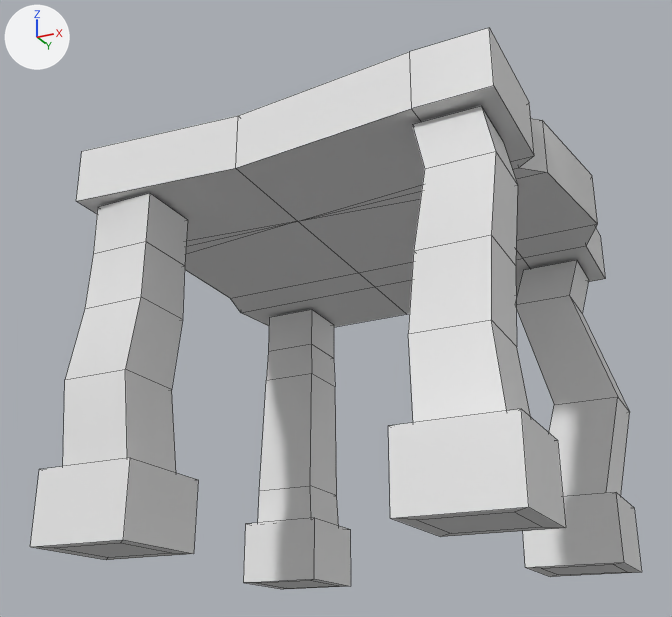
One commit to the FBX model ArtAssets/Environment/SM_SideTable.fbx: the scene before it, then after it.
One viewpoint serves both versions: a camera (50 mm lens) standing at (0.455, -0.991, -0.13) and looking at (-0.02, -0.042, 0.298). Arrows for +X, +Y and +Z are at upper left; the lights stay in place. The older version comes first. Mesh edges are drawn as thin lines. Where no turn or scale is listed for an object, it has been applied to the vertices.

In view in the first picture: 'SM_SideTable'.
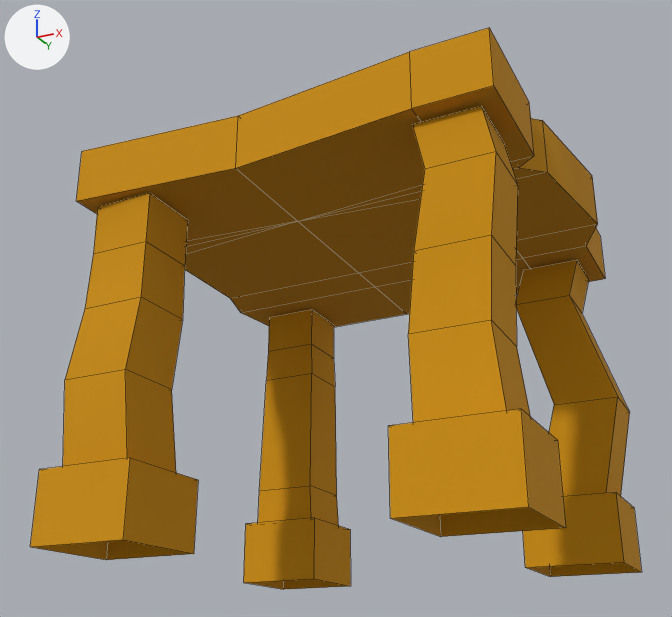
Pixel boxes [x1, y1, x2, y2] of what changed, in the pictures (672 x 617 px):
part 1 of me_mesh, deleted: before [32, 507, 640, 589]
part 2 of me_mesh, recoloured (white to orange): [30, 27, 642, 586] in both

The change, as a diff of the scene's bpy script:
```diff
--- a/ArtAssets/Environment/SM_SideTable.fbx.py
+++ b/ArtAssets/Environment/SM_SideTable.fbx.py
@@ mat_trimsheet @@
+mat_trimsheet = principled_material('TrimSheet')
+mat_trimsheet.base_color = (0.615, 0.277, 0.0)  # orange #ce9000
+mat_trimsheet.roughness = 1.0
@@ me_mesh @@
 # used by ob_sm_sidetable; location = (0.0, 0.0, 0.0)
-me_mesh.from_pydata(...)  # 176 vertices, 170 faces; spans x -0.273..0.283, y -0.259..0.258, z 0.0..0.468
+me_mesh.from_pydata(...)  # 160 vertices, 146 faces; spans x -0.273..0.283, y -0.259..0.258, z 0.0..0.468
+# me_mesh part 1
+# 16 vertices are removed from x -0.243..0.243, y -0.243..0.243, z 0.0
+# 20 faces are deleted
+# me_mesh part 2: 146 faces spanning x -0.273..0.283, y -0.259..0.258, z 0.0..0.468 switch from mat_openpbr_shader1 (white #e7e7e7) to mat_trimsheet (orange #ce9000)
+# other edits to the shape of me_mesh do not show in these pictures
```
